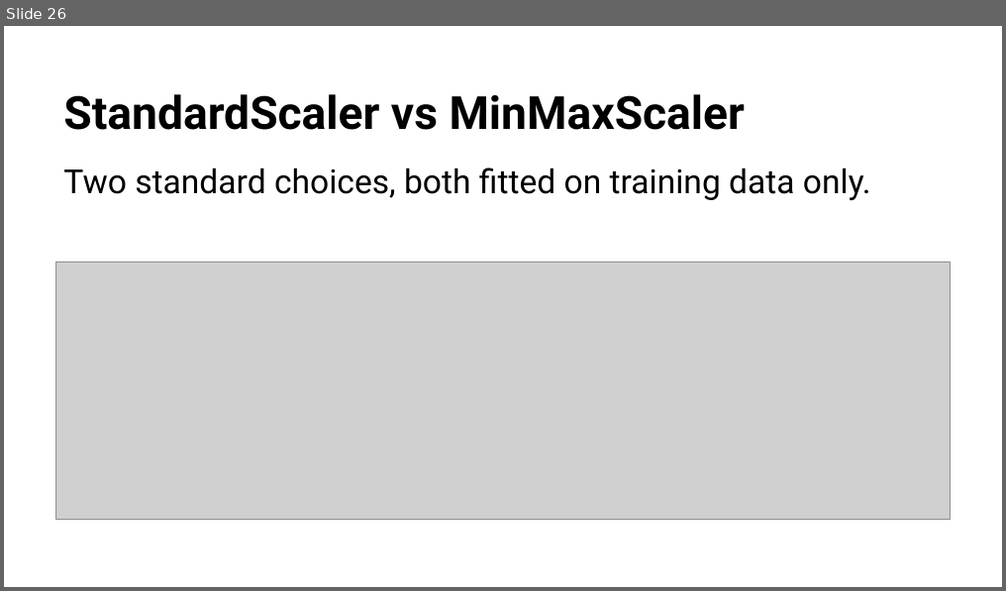
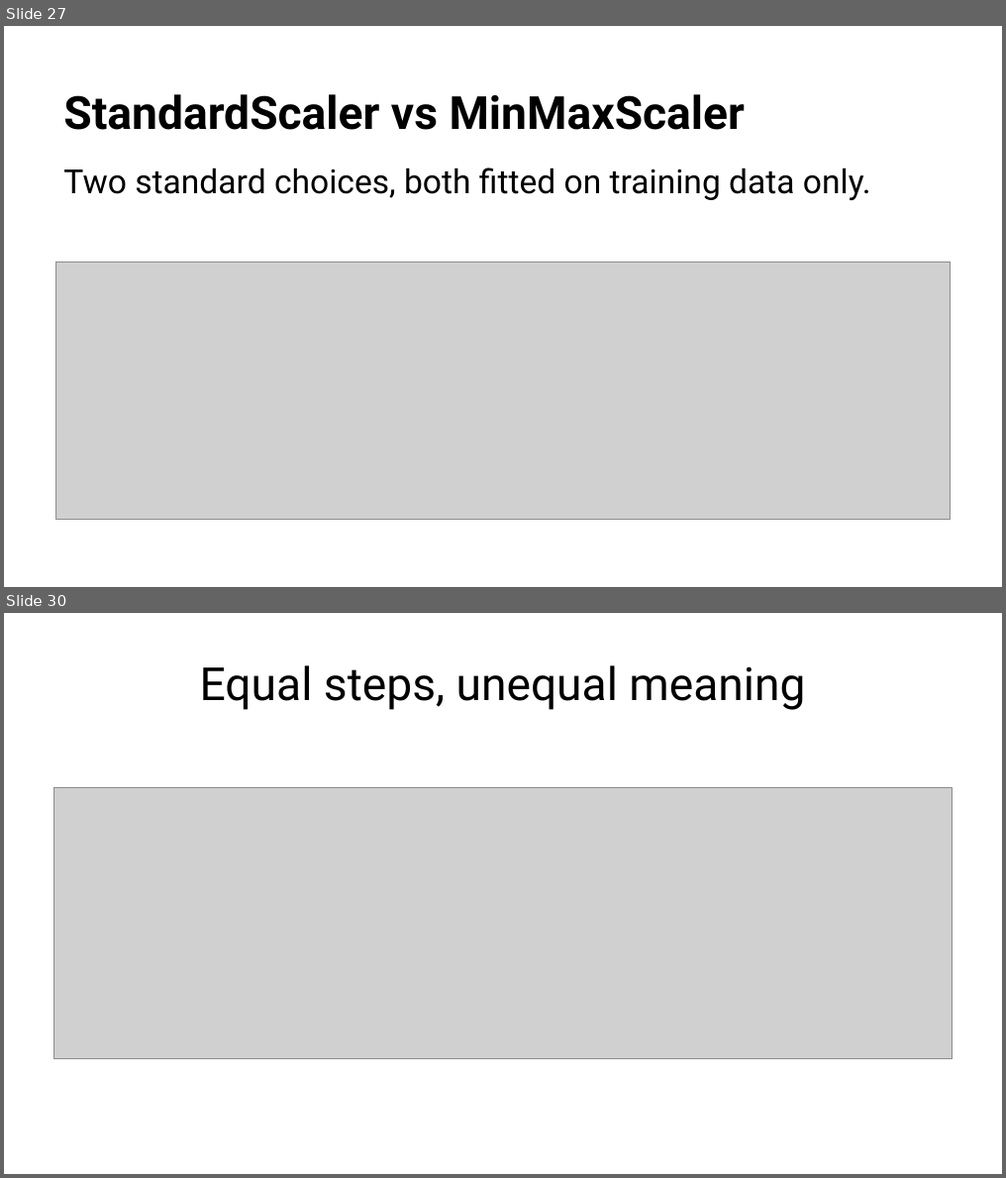
Before and after one commit to fabioantonini/technologies-for-artificial-intelligence, a slide deck: Lessons/02_data_exploration_and_preparation/Slides/data_exploration_and_preparation_slides.pptx. Shown one above the other, each under a label of ours: slide 26 before the commit, slides 27 and 30 after it; the slides between them are not shown. The pictures are 1006x591 and 1006x1178 pixels, drawn with LibreOffice and Linux fonts; fonts in the diff are those of the drawing; grey boxes stand for pictures; background and template pictures are left out. Boxes give left, top, right and bottom in pixels: in the first picture for what was removed or moved away, otherwise in the second. Text is boxed around its words. In the diff, an @@ line names an element or a change of style, - is before the commit and + after.

```diff
--- a/Lessons/02_data_exploration_and_preparation/Slides/data_exploration_and_preparation_slides.pptx
+++ b/Lessons/02_data_exploration_and_preparation/Slides/data_exploration_and_preparation_slides.pptx
@@ slide 30 added at (4,613,1002,1174), background #FFFFFF @@
@@ title added at (200,665,805,710), 33 pt, text #1A1A1A @@
+Equal steps, unequal meaning
@@ picture added at (54,787,952,1059) @@
@@ what was slide 26 is now slide 27 @@
```
Also in this commit, not shown: 9 slides changed, 4 other slides added, 2 slides removed, 15 other files.
